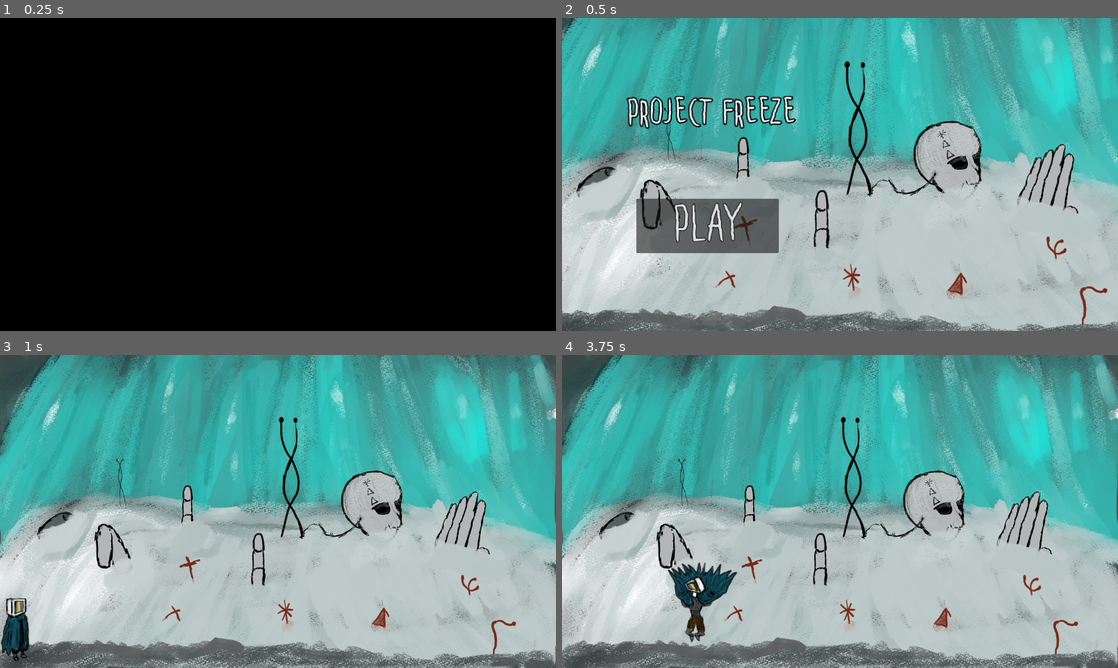
Above: before the commit, frames 1-4 (two rows, left to right).
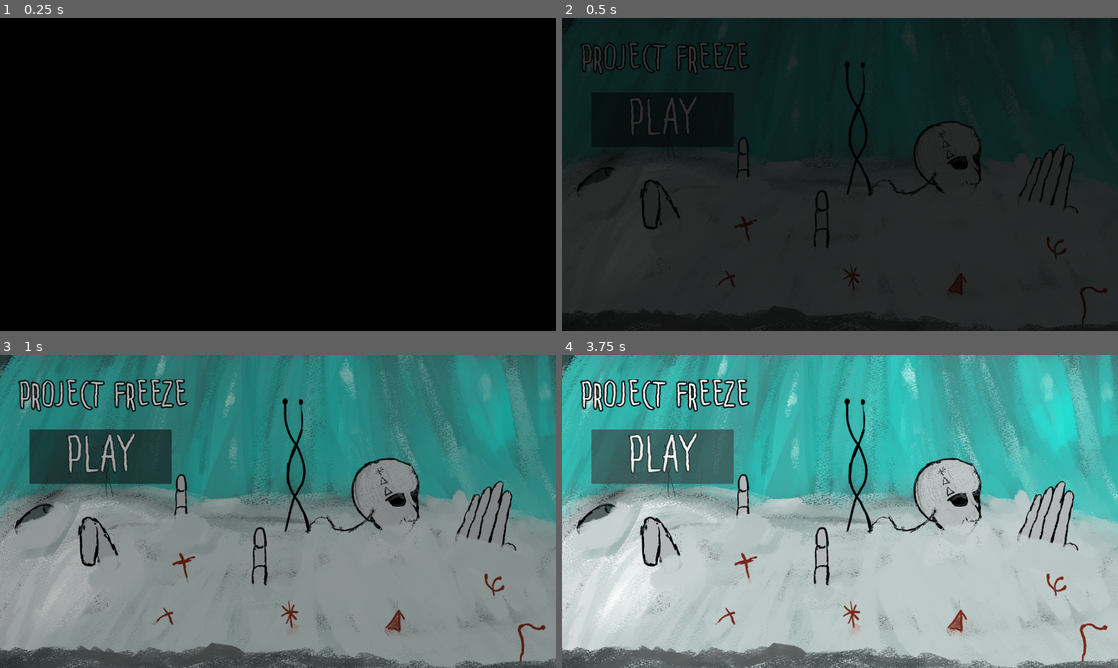
Above: after the commit, the same moments.

Repository: rainy-day-game/Project-Freeze
Game: Godot game, scene res://Logo Intro/intro.tscn
Same seed, same stepped clock (60 frames per second), same inputs: the game is played once before the commit and once after it. Video files are missing from this copy of the repository; at most half a second of black plays in their place.
Inputs (mouse positions are in pixels of both pictures, inside the frame that each line leads up to):
- Up to frame 1 (0.25 s): no input
- Up to frame 2 (0.5 s): no input
- Up to frame 3 (1 s): click "PLAY" at 0.5 s
- Up to frame 4 (3.75 s): click (662, 455) at 1.25 s, where only the run after the commit has a clickable "PLAY"; tap Enter (ui_accept) at 2, 2.27, 3.02 s; hold Right (ui_right) 2.03-3.53 s; hold Left (ui_left) from 3.53 s (still down)

Frame 1 is identical in both runs. In frame 2, 98% of the frame differs, in the area x 0-100%, y 0-100%; in frame 3, 91%; in frame 4, 37%.

Commit message:
instant transition btwn 2 rooms

Diff:
--- a/Rooms/room_1.tscn
+++ b/Rooms/room_1.tscn
@@ -10,7 +10,7 @@
 [ext_resource type="Texture2D" uid="uid://chwvufkfjqqyu" path="res://art assets/Command prompt images/blackscreen_0006.png" id="8_osbfr"]
 [ext_resource type="PackedScene" uid="uid://b3rcve8ampq0s" path="res://Scene Assets/Player.tscn" id="9_w8ymp"]
 [ext_resource type="Texture2D" uid="uid://yrpmbwkvax6q" path="res://art assets/rooms/test area/Back Ground_0000.png" id="10_d7gps"]
-[ext_resource type="PackedScene" uid="uid://bm07c85i13exa" path="res://Scene Assets/transition_trigger.tscn" id="11_ewnfo"]
+[ext_resource type="PackedScene" uid="uid://1ajjnb7ts3if" path="res://Scene Assets/room_transition_trigger.tscn" id="11_i5cay"]
 
 [sub_resource type="SpriteFrames" id="SpriteFrames_bvp71"]
 animations = [{
@@ -45,29 +45,62 @@
 
 [node name="TransitionScreen" parent="." instance=ExtResource("1_e44gc")]
 
-[node name="Camera2D" type="Camera2D" parent="."]
-position = Vector2(577, 325)
-
 [node name="Command screen" type="AnimatedSprite2D" parent="."]
 position = Vector2(-16, 579)
 sprite_frames = SubResource("SpriteFrames_bvp71")
 animation = &"Black screen"
 frame_progress = 0.133406
 
+[node name="Camera2D" type="Camera2D" parent="."]
+position = Vector2(577, 325)
+
 [node name="Player" parent="." instance=ExtResource("9_w8ymp")]
-position = Vector2(-9, 622)
+position = Vector2(63, 565)
 
-[node name="StaticBody2D" type="StaticBody2D" parent="."]
-
-[node name="CollisionPolygon2D" type="CollisionPolygon2D" parent="StaticBody2D"]
-polygon = PackedVector2Array(2, 633, 339, 633, 413, 626, 470, 621, 561, 622, 865, 647, 985, 663, 1111, 662, 1217, 659, 1221, 661, 1, 720)
-
-[node name="BackGround0000" type="Sprite2D" parent="."]
+[node name="Room 1" type="Sprite2D" parent="."]
 z_index = -2
-position = Vector2(576.778, 325.25)
-scale = Vector2(0.902083, 0.902083)
+position = Vector2(577, 325)
+scale = Vector2(0.901215, 0.901389)
 texture = ExtResource("10_d7gps")
 
-[node name="TransitionTrigger" parent="." instance=ExtResource("11_ewnfo")]
-position = Vector2(1170, 593)
-scene_name = "game"
+[node name="StaticBody2D" type="StaticBody2D" parent="Room 1"]
+position = Vector2(-640.247, -360.555)
+scale = Vector2(1.10961, 1.1094)
+
+[node name="CollisionPolygon2D" type="CollisionPolygon2D" parent="Room 1/StaticBody2D"]
+polygon = PackedVector2Array(2, 633, 339, 633, 413, 626, 470, 621, 561, 622, 865, 647, 985, 663, 1143, 655, 1217, 659, 1221, 661, 1, 720)
+
+[node name="RoomTransitionTrigger" parent="Room 1" node_paths=PackedStringArray("next_room", "spawn_point") instance=ExtResource("11_i5cay")]
+position = Vector2(724.577, 299.538)
+scale = Vector2(1.10961, 1.1094)
+next_room = NodePath("../../Room 2")
+spawn_point = NodePath("../../Room 2/Spawn Point 1")
+
+[node name="Spawn Point 2" type="Node2D" parent="Room 1"]
+position = Vector2(635.808, 347.242)
+
+[node name="Room 2" type="Sprite2D" parent="."]
+z_index = -2
+position = Vector2(2092, 325.5)
+rotation = -3.14159
+scale = Vector2(0.901, 0.901)
+texture = ExtResource("10_d7gps")
+
+[node name="Spawn Point 1" type="Node2D" parent="Room 2"]
+position = Vector2(639.289, -346.839)
+
+[node name="StaticBody2D" type="StaticBody2D" parent="Room 2"]
+position = Vector2(-640.247, -360.555)
+scale = Vector2(1.10961, 1.1094)
+
+[node name="CollisionPolygon2D" type="CollisionPolygon2D" parent="Room 2/StaticBody2D"]
+position = Vector2(-28.1435, 653.643)
+rotation = -3.14159
+scale = Vector2(-1, 1)
+polygon = PackedVector2Array(2, 633, 339, 633, 413, 626, 470, 621, 561, 622, 865, 647, 985, 663, 1111, 662, 1217, 659, 1481.35, 665.291, 1, 720)
+
+[node name="RoomTransitionTrigger" parent="Room 2" node_paths=PackedStringArray("next_room", "spawn_point") instance=ExtResource("11_i5cay")]
+position = Vector2(704.772, -296.894)
+scale = Vector2(1.10961, 1.1094)
+next_room = NodePath("../../Room 1")
+spawn_point = NodePath("../../Room 1/Spawn Point 2")
--- a/Scene Assets/Player.tscn
+++ b/Scene Assets/Player.tscn
@@ -165,14 +165,13 @@
 script = ExtResource("1_bfcxh")
 
 [node name="AnimatedSprite2D" type="AnimatedSprite2D" parent="."]
-position = Vector2(43, -43)
+position = Vector2(-3.8147e-06, 3.8147e-06)
 scale = Vector2(1.67188, 1.67188)
 sprite_frames = SubResource("SpriteFrames_yqn7q")
 animation = &"idle right"
 frame_progress = 0.606925
 
 [node name="CollisionShape2D" type="CollisionShape2D" parent="."]
-position = Vector2(44, -52)
 shape = SubResource("CapsuleShape2D_y4bdy")
 
 [node name="Squat Timer" type="Timer" parent="."]
--- a/Scene Assets/Scripts/Player.gd
+++ b/Scene Assets/Scripts/Player.gd
@@ -13,6 +13,7 @@
 
 
 func _physics_process(delta):
+	print(position)
 	# Add the gravity.
 	if not is_on_floor():
 		velocity.y += gravity * delta
--- a/Scene Assets/Scripts/fade.gd
+++ b/Scene Assets/Scripts/fade.gd
@@ -13,24 +13,34 @@
 func _on_animation_player_animation_finished(anim_name):
 
 	if (anim_name == "fade_in"):
-		print("fade in finished")
 		on_transition_finished.emit()
 		animation_player.play("fade_out")
-	elif (anim_name == "fade_out"):
+	elif (anim_name == "fade_in_slow"):
+		on_transition_finished.emit()
+		animation_player.play("fade_out_slow")
+	else:
 		color_rect.visible = false
 
 
 func fade_out():
-	'''Fades from black to transparent'''
+	'''Fades from black to transparent for 0.2 sec'''
 	color_rect.visible = true
 	animation_player.play("fade_out")
-	print(animation_player.current_animation)
+
+func fade_out_slow():
+	'''Fades from black to transparent for 1 sec'''
+	color_rect.visible = true
+	animation_player.play("fade_out_slow")
 
 func fade_in():
-	'''Fades from transparent to black'''
+	'''Fades from transparent to black for 0.2 sec'''
 	color_rect.visible = true
 	animation_player.play("fade_in")
-	print("WE ARE FADING IN!")
+
+func fade_in_slow():
+	'''Fades from transparent to black for 1 sec'''
+	color_rect.visible = true
+	animation_player.play("fade_in_slow")
 
 # Called every frame. 'delta' is the elapsed time since the previous frame.
 func _process(delta):
--- /dev/null
+++ b/Scene Assets/Scripts/room_transition.gd
@@ -0,0 +1,21 @@
+extends Area2D
+
+@export var next_room : Sprite2D
+@export var spawn_point : Node2D
+
+@onready var camera = $"../../Camera2D"
+@onready var player = $"../../Player"
+# Called when the node enters the scene tree for the first time.
+func _ready() -> void:
+	pass # Replace with function body.
+
+
+# Called every frame. 'delta' is the elapsed time since the previous frame.
+func _process(delta: float) -> void:
+	pass
+
+func _on_body_entered(body):
+	if (body.name == "Player"):
+		print("transition")
+		camera.position = next_room.position
+		player.position.x = spawn_point.global_position.x
--- /dev/null
+++ b/Scene Assets/room_transition_trigger.tscn
@@ -0,0 +1,14 @@
+[gd_scene load_steps=3 format=3 uid="uid://1ajjnb7ts3if"]
+
+[ext_resource type="Script" path="res://Scene Assets/Scripts/room_transition.gd" id="1_udqll"]
+
+[sub_resource type="RectangleShape2D" id="RectangleShape2D_lb2d0"]
+size = Vector2(31, 112)
+
+[node name="RoomTransitionTrigger" type="Area2D"]
+script = ExtResource("1_udqll")
+
+[node name="CollisionShape2D" type="CollisionShape2D" parent="."]
+shape = SubResource("RectangleShape2D_lb2d0")
+
+[connection signal="body_entered" from="." to="." method="_on_body_entered"]
--- a/Scene Assets/transition_screen.tscn
+++ b/Scene Assets/transition_screen.tscn
@@ -33,6 +33,21 @@
 "values": [Color(1, 1, 1, 0), Color(1, 1, 1, 1)]
 }
 
+[sub_resource type="Animation" id="Animation_2ryxk"]
+resource_name = "fade_in_slow"
+tracks/0/type = "value"
+tracks/0/imported = false
+tracks/0/enabled = true
+tracks/0/path = NodePath("ColorRect:modulate")
+tracks/0/interp = 1
+tracks/0/loop_wrap = true
+tracks/0/keys = {
+"times": PackedFloat32Array(0, 1),
+"transitions": PackedFloat32Array(1, 1),
+"update": 0,
+"values": [Color(1, 1, 1, 0), Color(1, 1, 1, 1)]
+}
+
 [sub_resource type="Animation" id="Animation_pqcnp"]
 resource_name = "fade_out"
 length = 0.2
@@ -49,11 +64,28 @@
 "values": [Color(1, 1, 1, 1), Color(1, 1, 1, 0)]
 }
 
+[sub_resource type="Animation" id="Animation_3sjx2"]
+resource_name = "fade_out_slow"
+tracks/0/type = "value"
+tracks/0/imported = false
+tracks/0/enabled = true
+tracks/0/path = NodePath("ColorRect:modulate")
+tracks/0/interp = 1
+tracks/0/loop_wrap = true
+tracks/0/keys = {
+"times": PackedFloat32Array(0, 0.966667),
+"transitions": PackedFloat32Array(1, 1),
+"update": 0,
+"values": [Color(1, 1, 1, 1), Color(1, 1, 1, 0)]
+}
+
 [sub_resource type="AnimationLibrary" id="AnimationLibrary_jxq5x"]
 _data = {
 "RESET": SubResource("Animation_4gnfy"),
 "fade_in": SubResource("Animation_et6b2"),
-"fade_out": SubResource("Animation_pqcnp")
+"fade_in_slow": SubResource("Animation_2ryxk"),
+"fade_out": SubResource("Animation_pqcnp"),
+"fade_out_slow": SubResource("Animation_3sjx2")
 }
 
 [node name="TransitionScreen" type="CanvasLayer"]
--- a/Title/title.gd
+++ b/Title/title.gd
@@ -3,7 +3,8 @@
 
 # Called when the node enters the scene tree for the first time.
 func _ready():
-	pass # Replace with function body.
+	TransitionScreen.fade_out_slow()
+
 
 
 # Called every frame. 'delta' is the elapsed time since the previous frame.
@@ -20,4 +21,6 @@
 
 
 func _on_pressed() -> void:
+	TransitionScreen.fade_in_slow()
+	await TransitionScreen.on_transition_finished
 	get_tree().change_scene_to_file("res://Rooms/room_1.tscn")
--- a/Title/title.tscn
+++ b/Title/title.tscn
@@ -19,13 +19,14 @@
 metadata/_edit_lock_ = true
 
 [node name="Title Assets" type="Node2D" parent="."]
+position = Vector2(-123, -143)
 
 [node name="RichTextLabel" type="RichTextLabel" parent="Title Assets"]
 z_index = 2
-offset_left = 133.0
-offset_top = 162.0
-offset_right = 542.0
-offset_bottom = 254.0
+offset_left = 160.0
+offset_top = 193.0
+offset_right = 569.0
+offset_bottom = 285.0
 theme_override_colors/font_outline_color = Color(0, 0, 0, 1)
 theme_override_colors/font_shadow_color = Color(0, 0, 0, 1)
 theme_override_constants/outline_size = 10
@@ -34,10 +35,10 @@
 text = "Project Freeze"
 
 [node name="Button" type="Button" parent="Title Assets"]
-offset_left = 154.0
-offset_top = 374.0
-offset_right = 449.0
-offset_bottom = 485.0
+offset_left = 184.0
+offset_top = 297.0
+offset_right = 479.0
+offset_bottom = 408.0
 theme_override_colors/font_outline_color = Color(0, 0, 0, 1)
 theme_override_colors/icon_hover_color = Color(0.172833, 0.172833, 0.172833, 1)
 theme_override_constants/outline_size = 5
Not shown: 1 places in Scene Assets/Snow.tscn that only renumber resources
Not shown: 1 places in Scene Assets/transition_screen.tscn that only renumber resources
Not shown: 1 places in Title/title.tscn that only renumber resources
